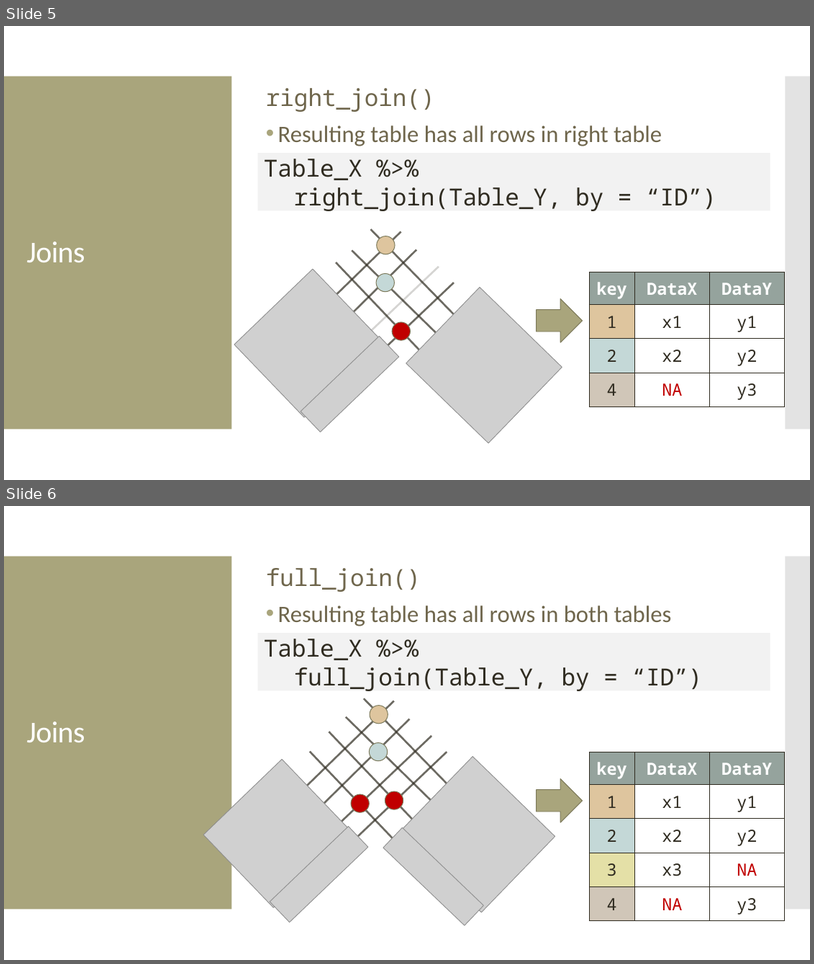
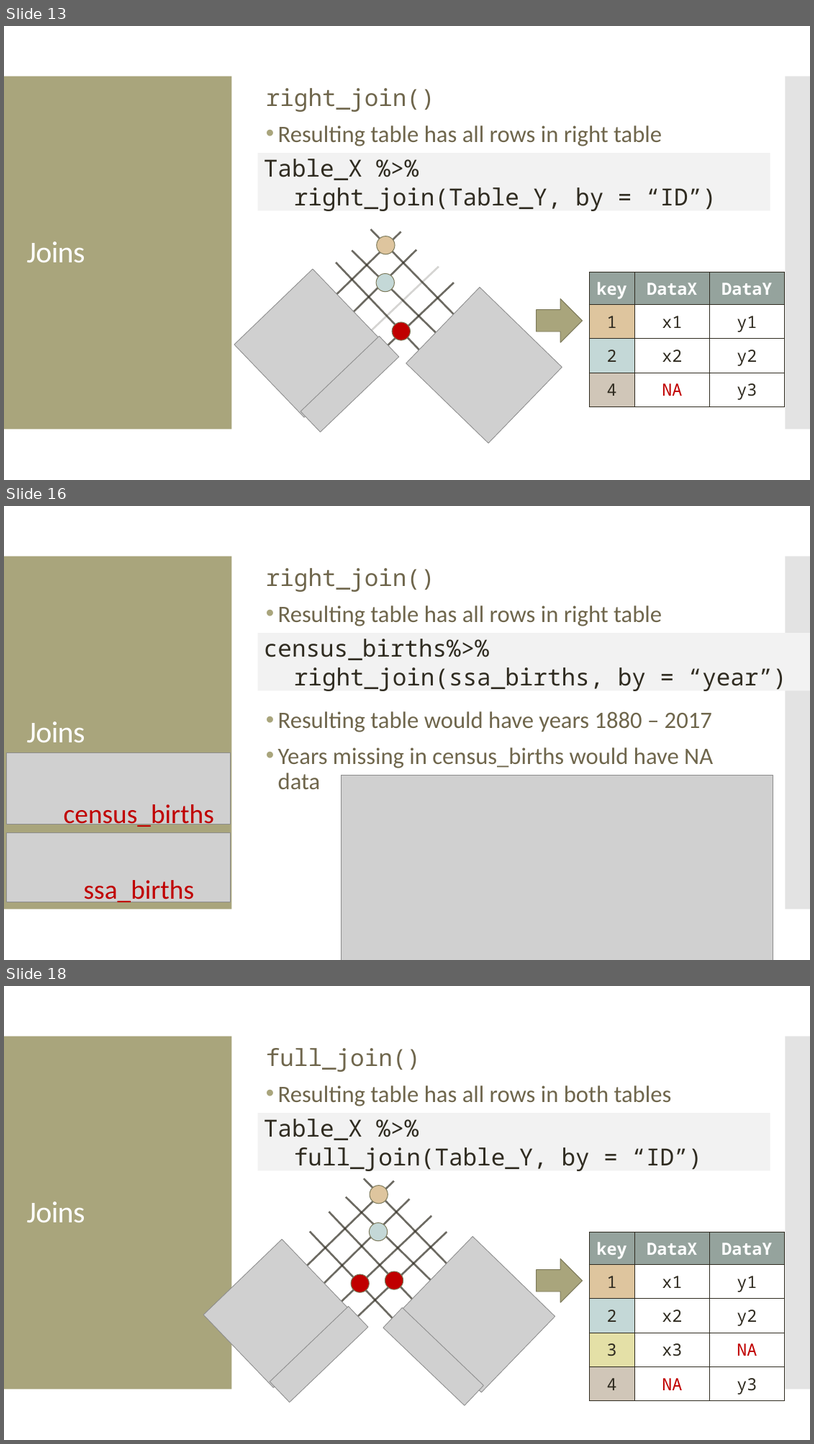
Before and after one commit to amosca01/Intro-DS-F23, a slide deck: slides/13-data-wrangling-joins2.pptx. Shown one above the other, each under a label of ours: slides 5 and 6 before the commit, slides 13, 16 and 18 after it; the slides between them are not shown. The pictures are 814x964 and 814x1444 pixels, drawn with LibreOffice and Linux fonts; fonts in the diff are those of the drawing; grey boxes stand for pictures. Boxes give left, top, right and bottom in pixels: in the first picture for what was removed or moved away, otherwise in the second. Text is boxed around its words. In the diff, an @@ line names an element or a change of style, - is before the commit and + after.

```diff
--- a/slides/13-data-wrangling-joins2.pptx
+++ b/slides/13-data-wrangling-joins2.pptx
@@ slide 16 added at (4, 506, 810, 960), background #FFFFFF; not listed: 2 template elements that a slide beside it also shows @@
@@ text added at (266, 568, 713, 789), 28 pt, text #6F664C @@
+right_join()
+• Resulting table has all rows in right table
+• Resulting table would have years 1880 – 2017
+• Years missing in census_births would have NA data
@@ rectangle added at (258, 633, 810, 691), fill #F2F2F2, 28 pt, text #2F2B20 @@
+census_births%>%
+right_join(ssa_births, by = “year”)
@@ title added at (27, 721, 85, 742), 36 pt, text #FFFFFF @@
+Joins
@@ picture added at (6, 753, 230, 824) @@
@@ picture added at (342, 775, 774, 960) @@
@@ text added at (64, 804, 214, 830), 32 pt, text #C00000 @@
+census_births
@@ picture added at (6, 833, 231, 902) @@
@@ text added at (84, 880, 195, 906), 32 pt, text #C00000 @@
+ssa_births
@@ what was slide 5 is now slide 13 @@
@@ what was slide 6 is now slide 18 @@
```
Also in this commit, not shown: 15 other slides added, 14 other files.
